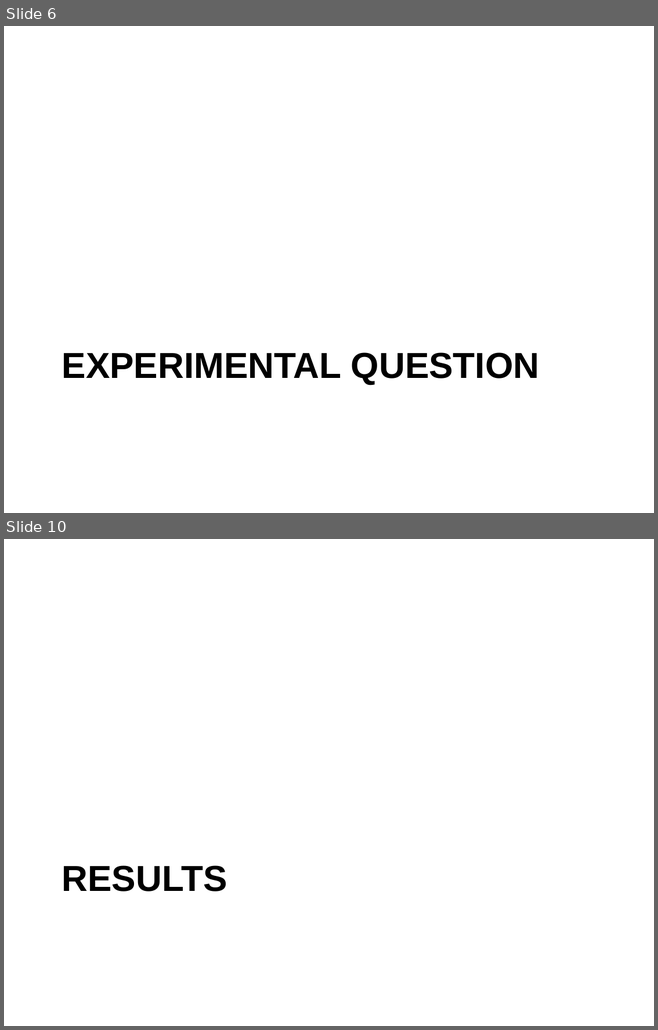
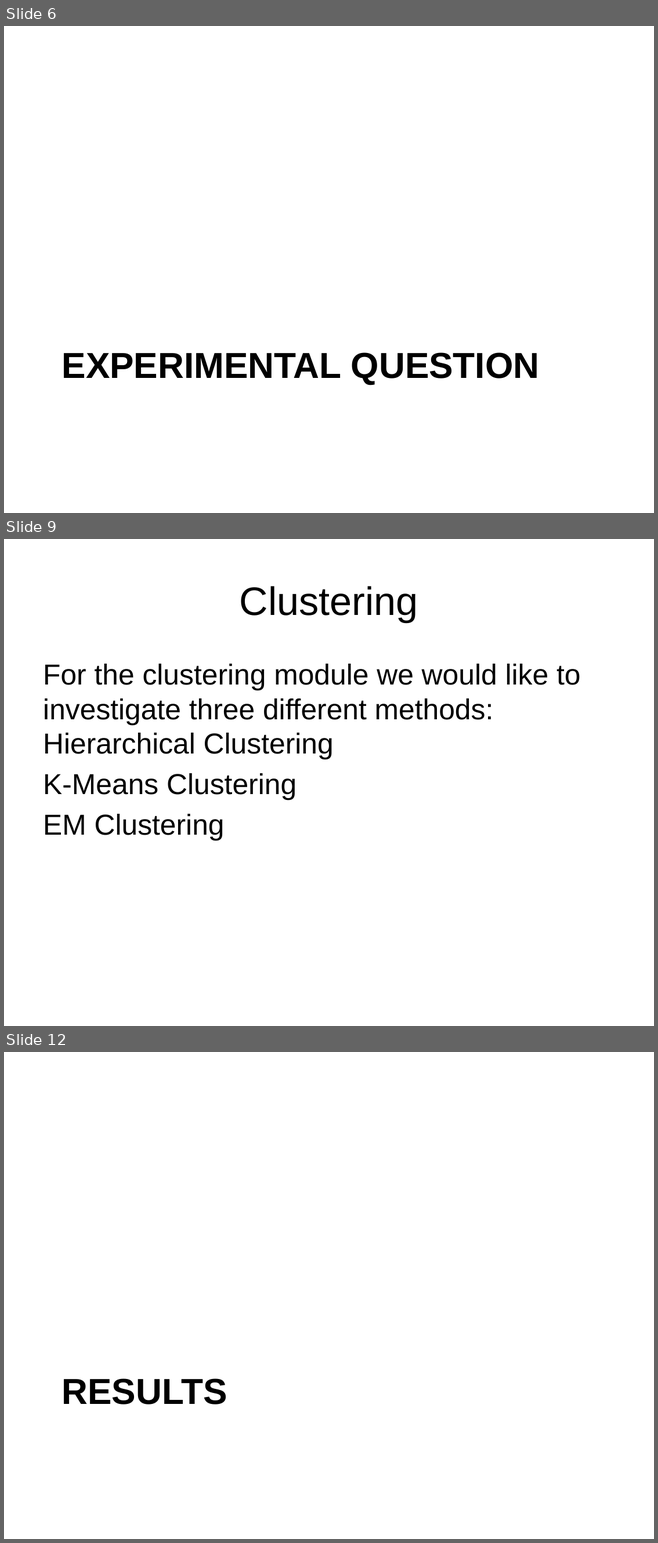
Before and after one commit to eotles/CS838, a slide deck: ProjectPresentation.pptx. Shown one above the other, each under a label of ours: slides 6 and 10 before the commit, slides 6, 9 and 12 after it; the slides between them are not shown. The pictures are 658x1030 and 658x1543 pixels, drawn with LibreOffice and Linux fonts; fonts in the diff are those of the drawing. Boxes give left, top, right and bottom in pixels: in the first picture for what was removed or moved away, otherwise in the second. Text is boxed around its words. In the diff, an @@ line names an element or a change of style, - is before the commit and + after.

```diff
--- a/ProjectPresentation.pptx
+++ b/ProjectPresentation.pptx
@@ slide 9 added at box(4, 539, 654, 1026), background #FFFFFF @@
@@ title added at box(239, 586, 418, 622), 44 pt, text #000000 @@
+Clustering
@@ text added at box(43, 664, 580, 841), 32 pt, text #000000 @@
+For the clustering module we would like to investigate three different methods: Hierarchical Clustering
+K-Means Clustering
+EM Clustering
@@ what was slide 10 is now slide 12 @@
```
Also in this commit, not shown: 4 slides changed, 7 other slides added, 5 slides removed.
